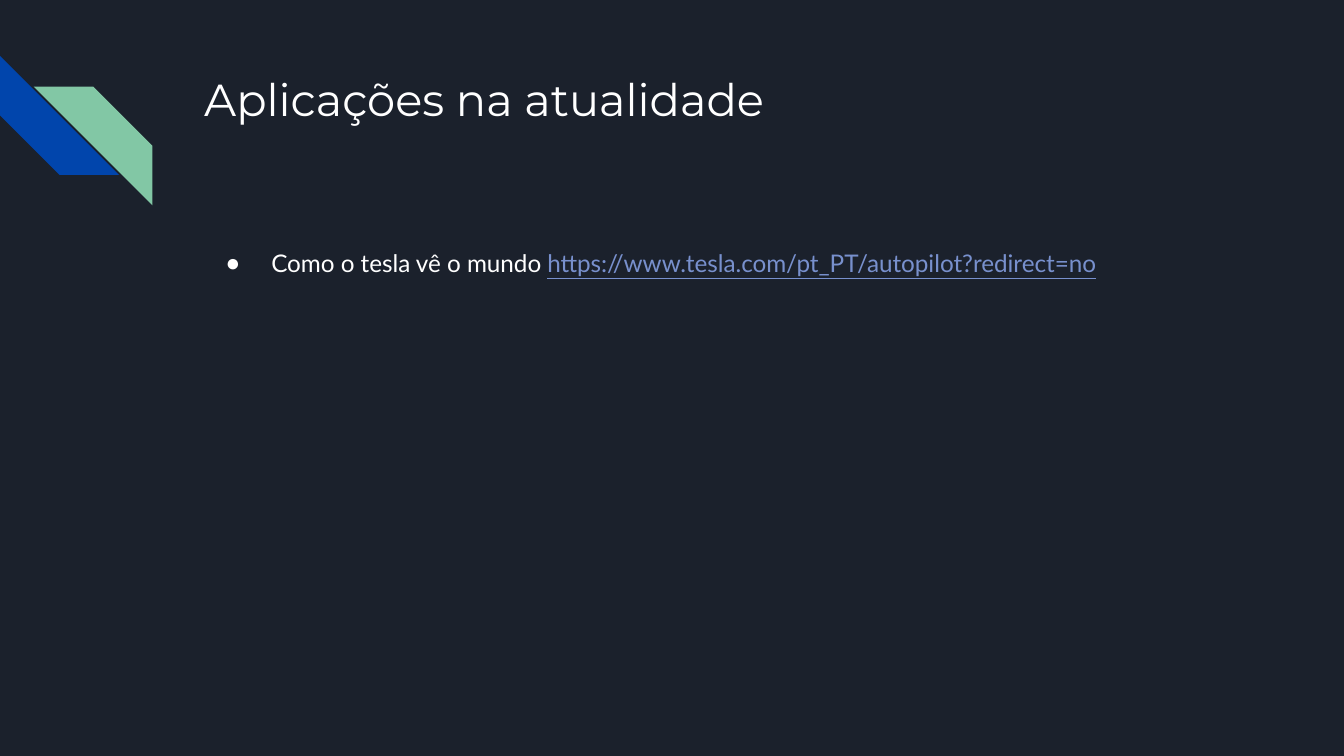
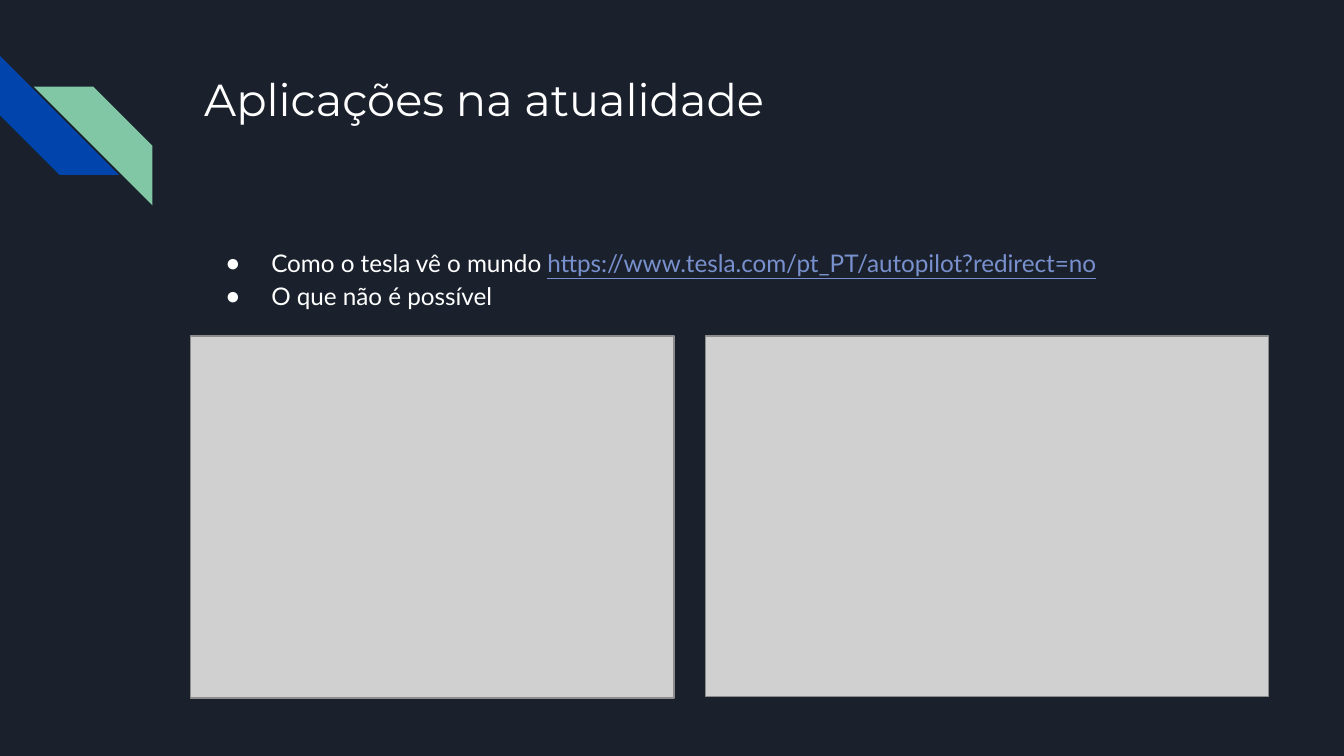
Before and after one commit to adrinerandrade/inteligencia-artificial, a slide deck: slide 7 of seminario/Seminário IA - Visão Computacional.pptx. Drawn at 1344x756 pixels with LibreOffice and Linux fonts; fonts in the diff are those of the drawing; grey boxes stand for pictures. Boxes give left, top, right and bottom in pixels: in the first picture for what was removed or moved away, otherwise in the second. Text is boxed around its words. In the diff, an @@ line names an element or a change of style, - is before the commit and + after.

```diff
--- a/seminario/Seminário IA - Visão Computacional.pptx
+++ b/seminario/Seminário IA - Visão Computacional.pptx
@@ text at [271, 287, 492, 309]: paragraph added @@
+● O que não é possível
@@ picture added at [191, 336, 675, 698] @@
@@ picture added at [706, 336, 1269, 696] @@
```
Also in this commit, not shown: 1 other file.
